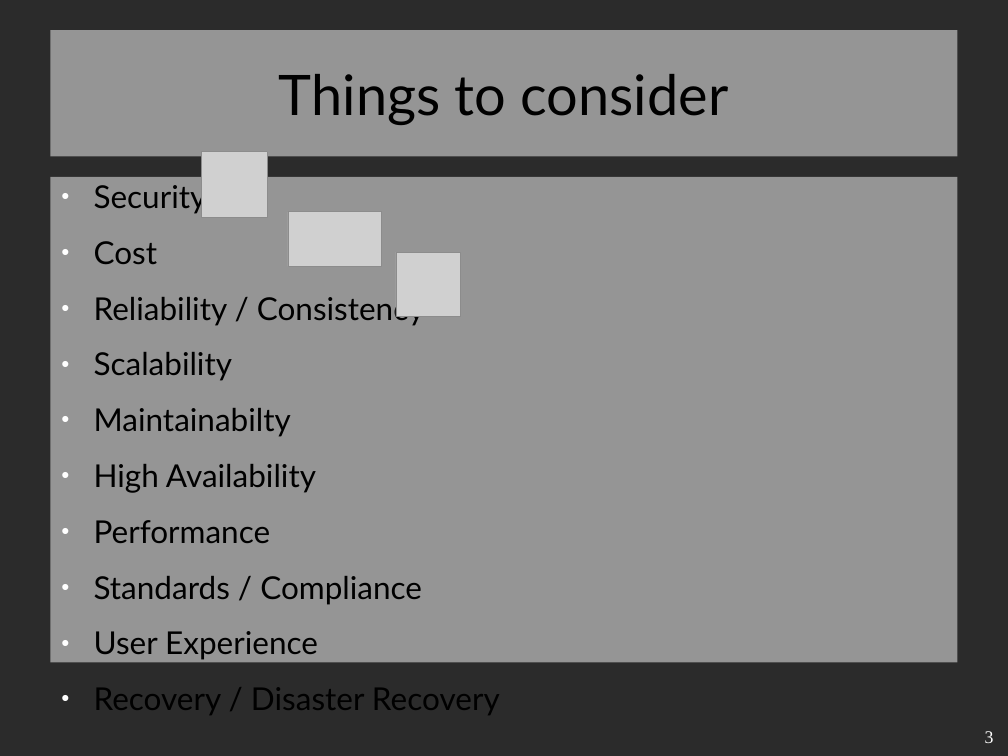
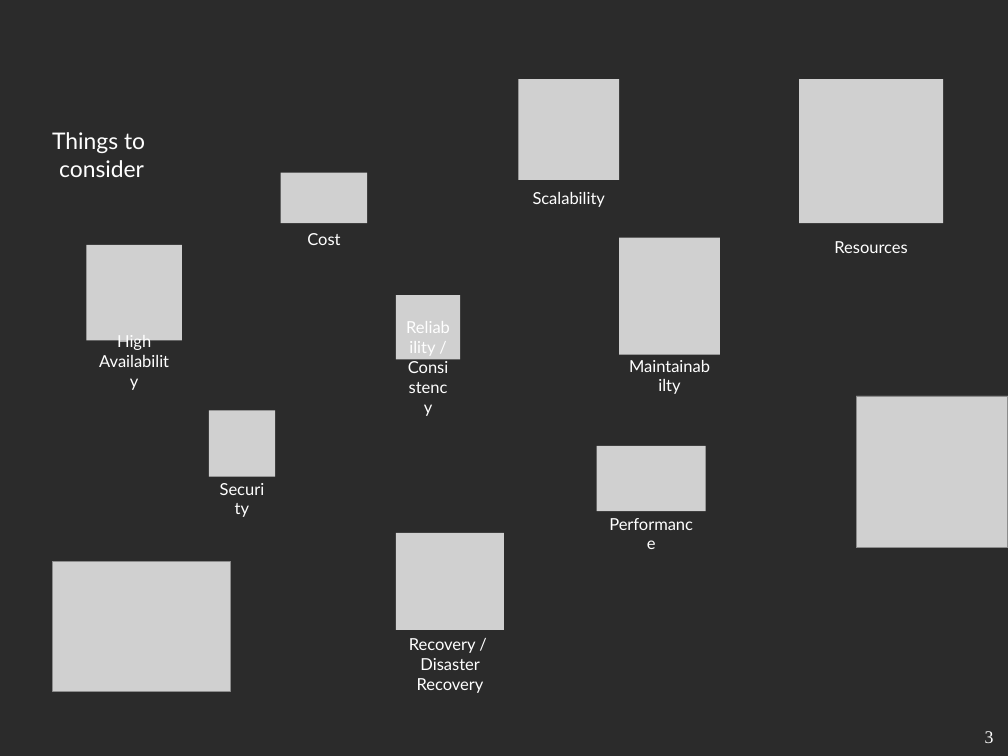
Before and after one commit to udaykarkera/udaykarkera.github.io, a slide deck: slide 3 of Future of the platform.odp. Drawn at 1008x756 pixels with LibreOffice and Linux fonts; fonts in the diff are those of the drawing; grey boxes stand for pictures; background and template pictures are left out; a plain dark background stands for a picture behind light text. Boxes give left, top, right and bottom in pixels: in the first picture for what was removed or moved away, otherwise in the second. Text is boxed around its words. In the diff, an @@ line names an element or a change of style, - is before the commit and + after.

```diff
--- a/Future of the platform.odp
+++ b/Future of the platform.odp
@@ picture added at box(519, 80, 619, 180), 13 pt, text #FFFFFF @@
+Scalability
@@ picture added at box(799, 80, 943, 223), 13 pt, text #FFFFFF @@
+Resources
@@ text "Things to": place and size @@
-text "Things to" at box(50, 30, 958, 156)
+text "Things to" at box(52, 132, 145, 177)
@@ text "Things to" at box(52, 132, 145, 177): vertical alignment middle to top; fill #FFFFFF at 50% opacity to none @@
@@ text at box(52, 132, 145, 177): text changed; size 44 to 18 pt; text colour #000000 to #FFFFFF @@
-Things to consider
+Things to
+consider
@@ text removed at box(50, 177, 958, 662) @@
-● Security
-● Cost
-● Reliability / Consistency
-● Scalability
-● Maintainabilty
-● High Availability
-● Performance
-● Standards / Compliance
-● User Experience
-● Recovery / Disaster Recovery
@@ picture "Cost": place and size @@
-picture "Cost" at box(288, 212, 381, 267)
+picture "Cost" at box(281, 173, 367, 223)
@@ text in picture at box(307, 233, 340, 245): text added @@
+Cost
@@ picture added at box(619, 238, 720, 355), 13 pt, text #FFFFFF @@
+Maintainabilty
@@ picture "High Availability": place and size @@
-picture "High Availability" at box(201, 151, 267, 217)
+picture "High Availability" at box(86, 245, 181, 340)
@@ text in picture at box(396, 295, 460, 359): text added @@
+Reliability / Consistency
@@ picture "Reliability / Consistency": place and size @@
-picture "Reliability / Consistency" at box(396, 252, 460, 316)
+picture "Reliability / Consistency" at box(396, 295, 460, 359)
@@ text in picture at box(117, 334, 151, 352): text added @@
+High Availability
@@ picture added at box(209, 411, 274, 477), 13 pt, text #FFFFFF @@
+Security
@@ picture added at box(856, 396, 1008, 548) @@
@@ picture added at box(597, 446, 706, 511), 13 pt, text #FFFFFF @@
+Performance
@@ picture added at box(396, 533, 504, 630), 13 pt, text #FFFFFF @@
+Recovery /
+Disaster Recovery
@@ picture added at box(53, 562, 231, 692) @@
```
Also in this commit, not shown: 2 other slides changed, 6 slides added, 2 slides removed, 11 other files.
